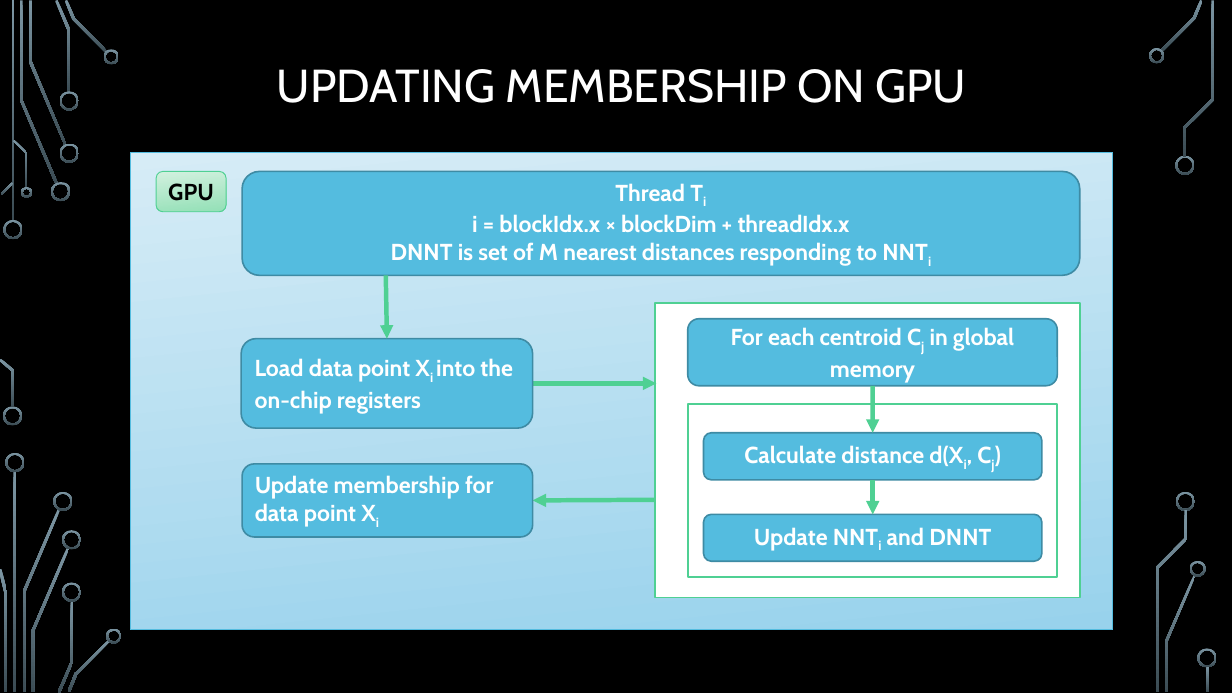
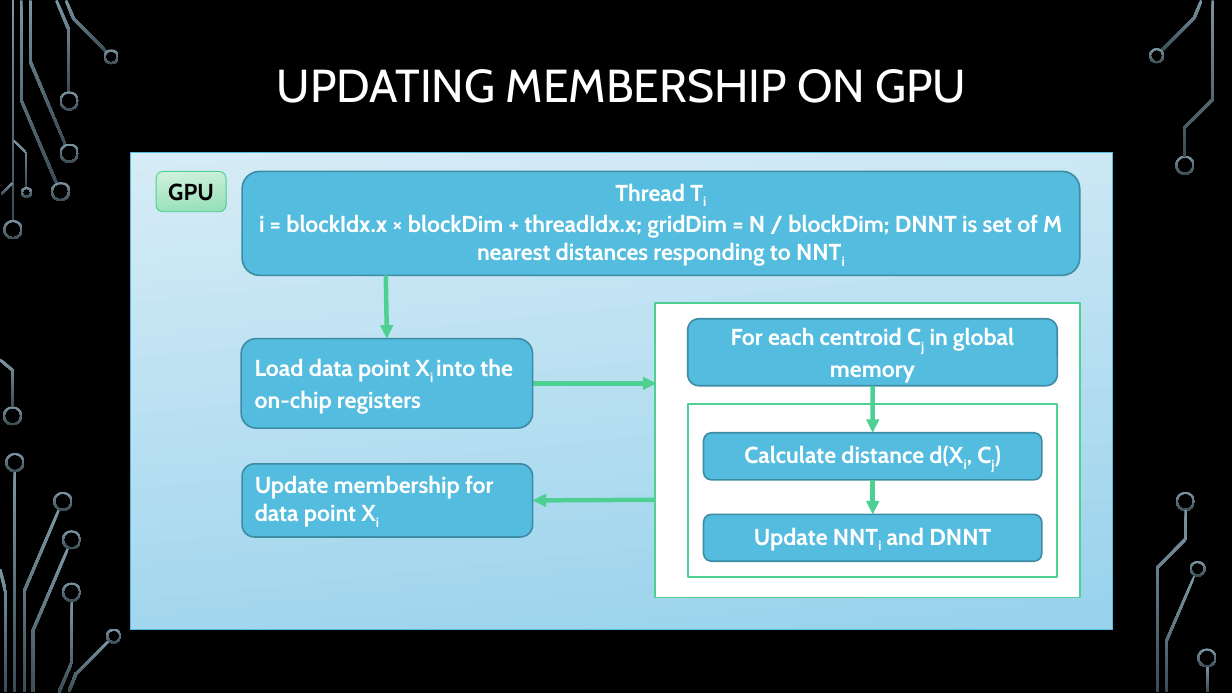
Before and after one commit to trungvdhp/master-ntou, a slide deck: slide 8 of ImageProcessing/Speeding up GFKM.pptx. Drawn at 1232x693 pixels with LibreOffice and Linux fonts; fonts in the diff are those of the drawing; background and template pictures are left out. Boxes give left, top, right and bottom in pixels: in the first picture for what was removed or moved away, otherwise in the second. Text is boxed around its words. In the diff, an @@ line names an element or a change of style, - is before the commit and + after.

```diff
--- a/ImageProcessing/Speeding up GFKM.pptx
+++ b/ImageProcessing/Speeding up GFKM.pptx
@@ text in rounded rectangle at bbox=[259, 214, 1062, 266]: text changed @@
-i = blockIdx.x × blockDim + threadIdx.x
-DNNT is set of M nearest distances responding to NNTi
+i = blockIdx.x × blockDim + threadIdx.x; gridDim = N / blockDim; DNNT is set of M nearest distances responding to NNTi
```
Also in this commit, not shown: 9 other slides changed, 5 slides added.
